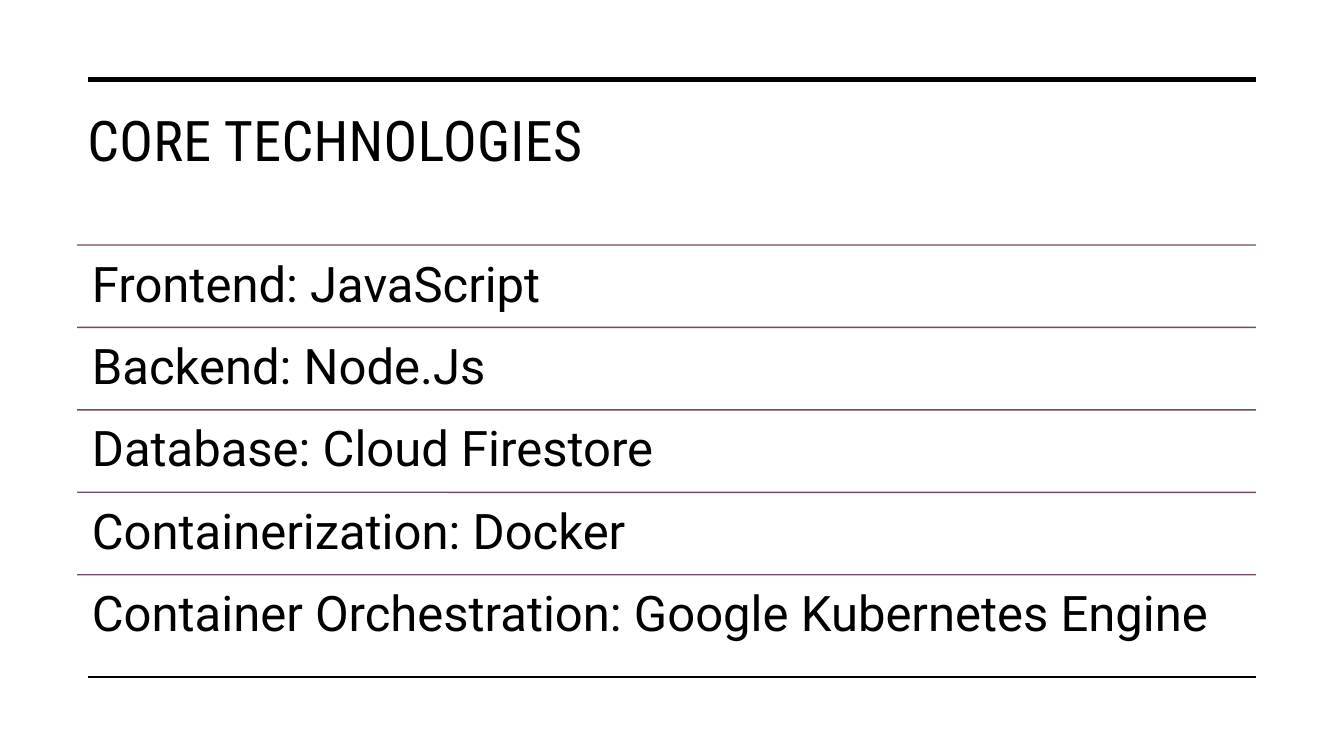
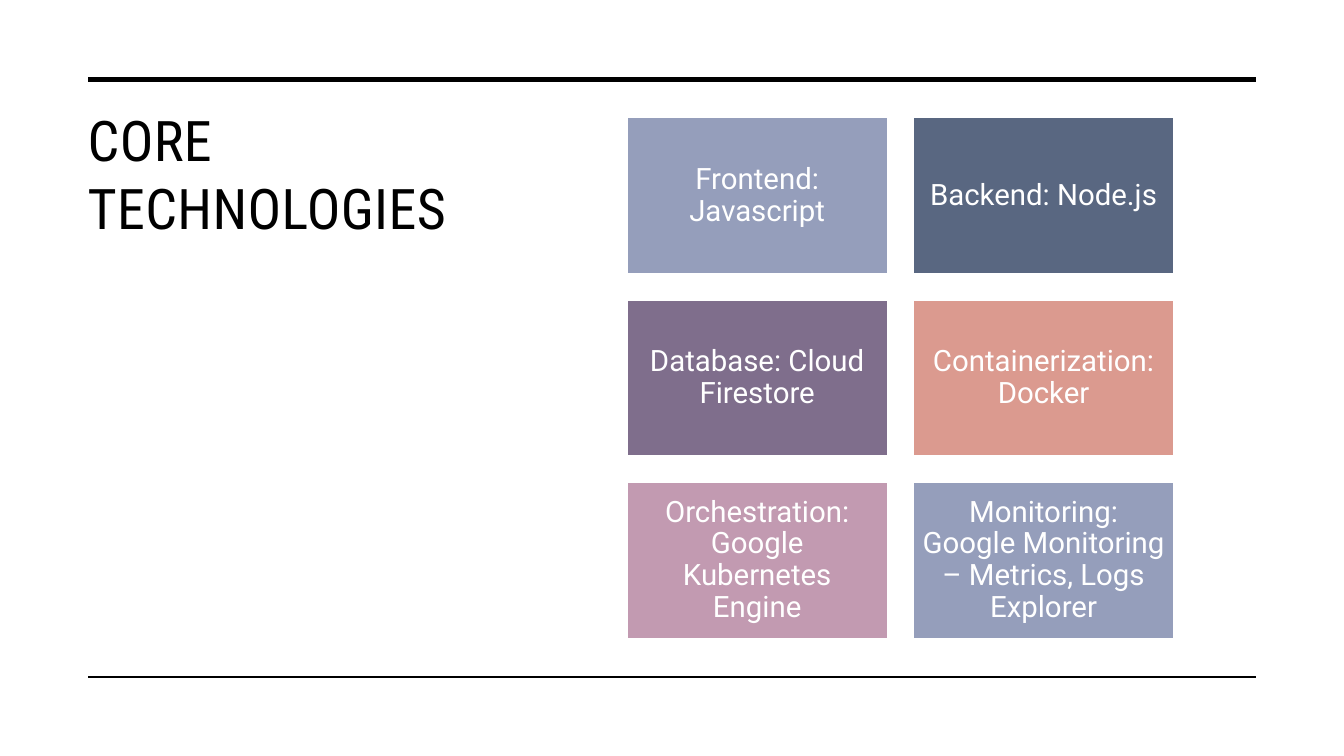
Before and after one commit to HaydenDuong/SIT323_Cloud_Native_Application_Development, a slide deck: slide 3 of Student Task Manager/documents/Student Task Manager.pptx. Drawn at 1344x756 pixels with LibreOffice and Linux fonts; fonts in the diff are those of the drawing. Boxes give left, top, right and bottom in pixels: in the first picture for what was removed or moved away, otherwise in the second. Text is boxed around its words. In the diff, an @@ line names an element or a change of style, - is before the commit and + after.

```diff
--- a/Student Task Manager/documents/Student Task Manager.pptx
+++ b/Student Task Manager/documents/Student Task Manager.pptx
@@ title "CORE TECHNOLOGIES" rewrapped from box(87, 120, 582, 162) to box(88, 120, 446, 230) @@
@@ text at box(689, 167, 825, 227): text changed; size 35 to 21 pt; text colour #000000 to #FFFFFF @@
-Frontend: JavaScript
+Frontend: Javascript
@@ text at box(930, 183, 1157, 212): text changed; size 35 to 21 pt; text colour #000000 to #FFFFFF @@
-Backend: Node.Js
+Backend: Node.js
@@ text "Database: Cloud Firestore": place and size @@
-text "Database: Cloud Firestore" at box(92, 429, 653, 467)
+text "Database: Cloud Firestore" at box(650, 349, 864, 403)
@@ text "Database: Cloud Firestore" at box(650, 349, 864, 403): size 35 to 21 pt, text colour #000000 to #FFFFFF; alignment left to centre; less space between paragraphs; vertical alignment top to middle @@
@@ text "Containerization: Docker" at box(933, 350, 1154, 403): size 35 to 21 pt, text colour #000000 to #FFFFFF; alignment left to centre; less space between paragraphs; vertical alignment top to middle @@
@@ text "Containerization: Docker": place and size @@
-text "Containerization: Docker" at box(92, 512, 626, 550)
+text "Containerization: Docker" at box(933, 350, 1154, 403)
@@ group removed at box(78, 245, 1256, 492): 4 lines @@
@@ vertical alignment top to middle in 3 elements at box(689, 167, 825, 227), box(930, 183, 1157, 212), box(665, 500, 849, 623) @@
@@ text at box(665, 500, 849, 623): text changed; size 35 to 21 pt; text colour #000000 to #FFFFFF @@
-Container Orchestration: Google Kubernetes Engine
+Orchestration: Google Kubernetes Engine
@@ group added at box(627, 118, 1174, 638): 6 rectangles, 1 text @@
+Monitoring: Google Monitoring – Metrics, Logs Explorer
@@ line moved from (78, 575) - (1256, 575) to (89, 678) - (1256, 678) @@
@@ line (89, 678) - (1256, 678): stroke #734B67 1 pt to #000000 1 pt @@
```
